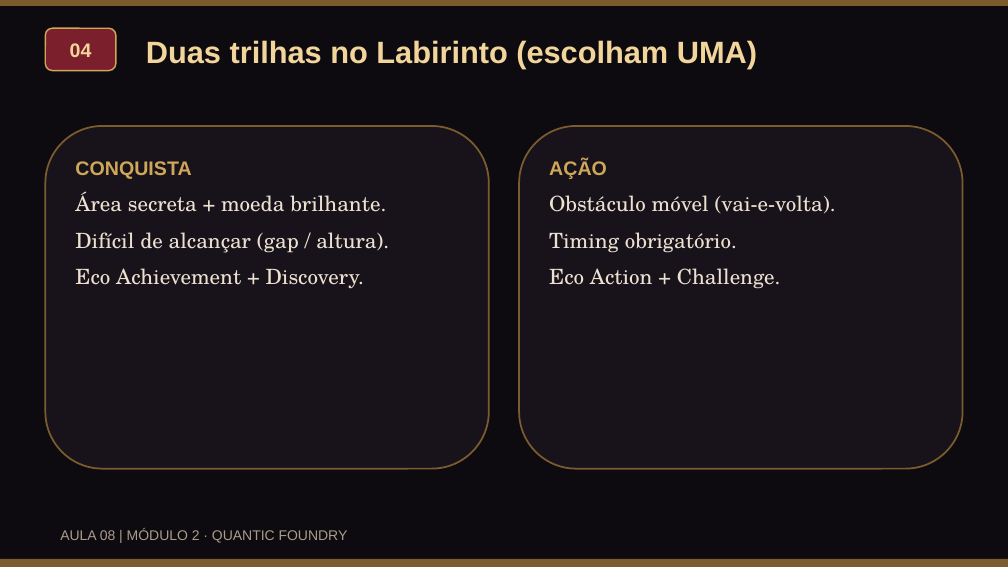
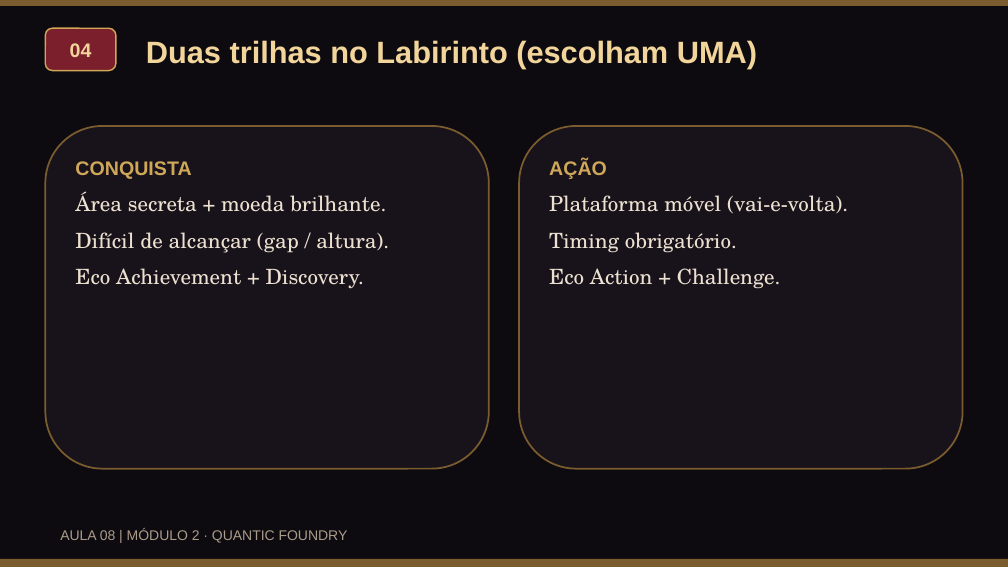
Before and after one commit to VonLuqi/fundamentos-de-jogos-digitais, a slide deck: slide 5 of assets/docs/aulas/aula08_quantic_foundry_slides.pptx. Drawn at 1008x567 pixels with LibreOffice and Linux fonts; fonts in the diff are those of the drawing. Boxes give left, top, right and bottom in pixels: in the first picture for what was removed or moved away, otherwise in the second. Text is boxed around its words. In the diff, an @@ line names an element or a change of style, - is before the commit and + after.

```diff
--- a/assets/docs/aulas/aula08_quantic_foundry_slides.pptx
+++ b/assets/docs/aulas/aula08_quantic_foundry_slides.pptx
@@ text at (x1=549, y1=195, x2=848, y2=214): text changed @@
-Obstáculo móvel (vai-e-volta).
+Plataforma móvel (vai-e-volta).
```
Also in this commit, not shown: 1 other slide changed, 15 other files.
